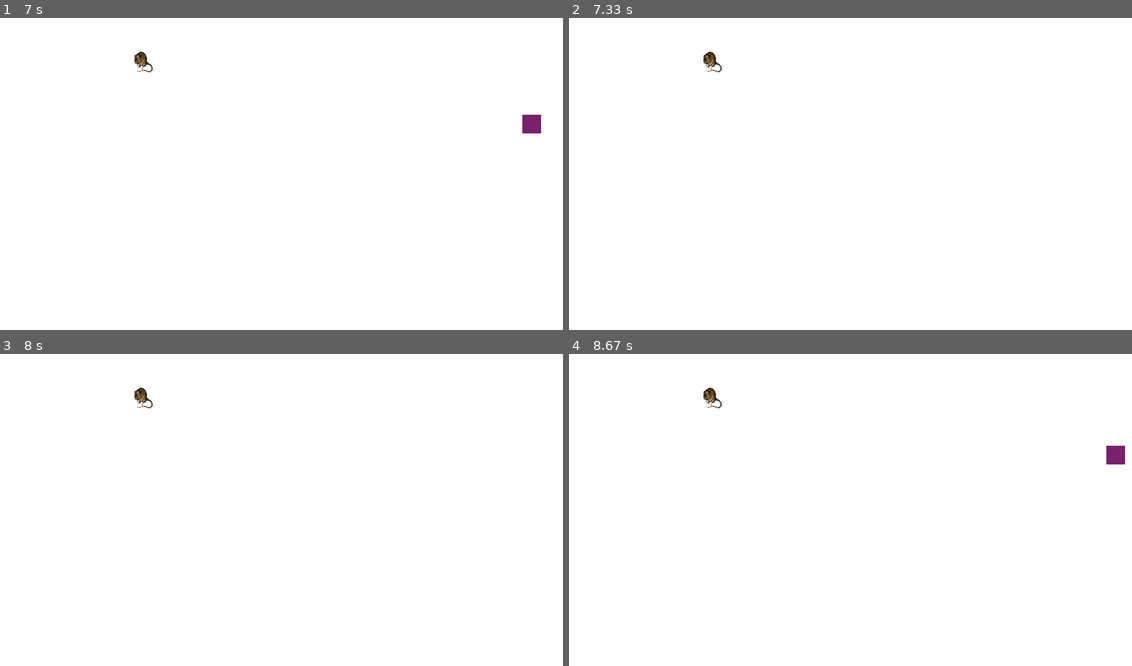
Above: before the commit, frames 1-4 (two rows, left to right).
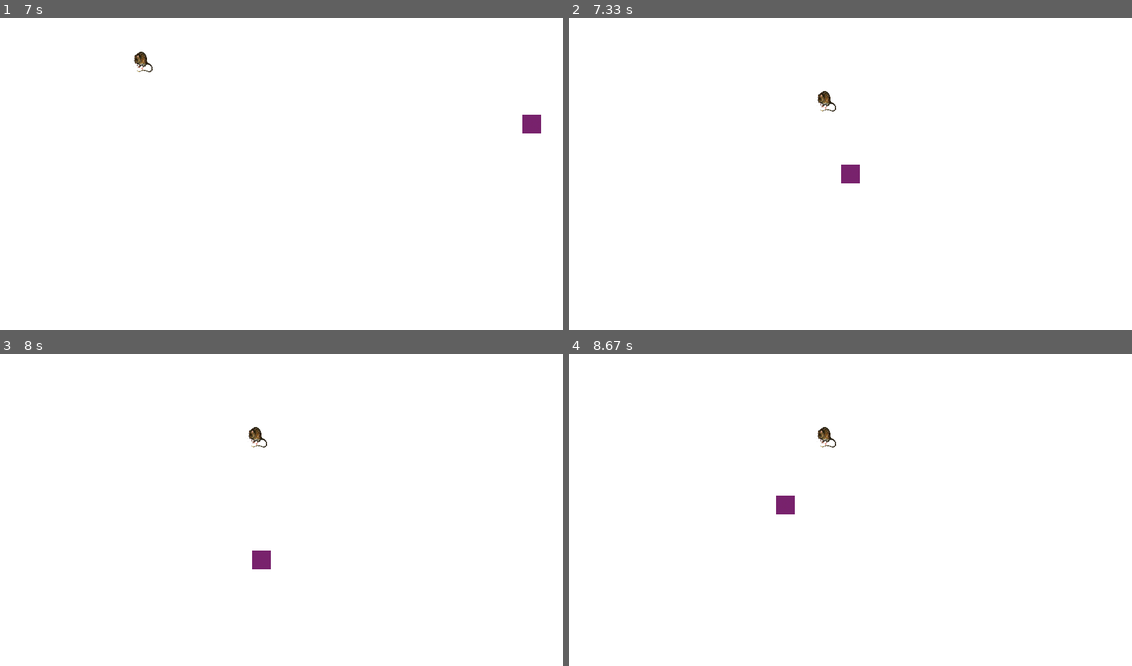
Above: after the commit, the same moments.

Repository: theodecourt/pyGame-papa-ratos
Game: pygame game, started from main.py
The game is run twice, just before and just after one commit, with the same random seed, the same clock (stepped at 60 frames per second) and the same inputs.
Inputs:
- Up to frame 1 (7 s): tap Enter at 0.33 s; hold Right 0.67-1.13 s; hold Up 1.17-1.47 s; hold Right 1.5-1.97 s; hold Left 2-2.53 s; hold Down 2.57-2.87 s; hold Left 2.9-3.3 s; hold Up 3.33-3.7 s; hold Right 3.73-4.37 s; hold Down 4.4-4.77 s; hold Left 4.8-5.27 s; hold Right 5.3-5.77 s; hold Up 5.8-6.1 s; hold Right 6.13-6.6 s; hold Left from 6.63 s (still down)
- Up to frame 2 (7.33 s): release Left at 7.17 s; tap Enter at 7.2 s
- Up to frame 3 (8 s): hold Down 7.53-7.83 s; hold Left from 7.87 s (still down)
- Up to frame 4 (8.67 s): release Left at 8.27 s; hold Up from 8.3 s (still down)

Frame 1 is identical in both runs. In frame 2, 0.4% of the frame differs, in the area x 23-52%, y 10-53%; in frame 3, 0.4%; in frame 4, 0.6%, in the area x 23-99%, y 10-52%.

Commit message:
Co-authored-by: camilaconsentino <camilaconsentino@users.noreply.github.com> Co-authored-by: mariavjs <mariavjs@users.noreply.github.com>

Diff:
--- a/assets.py
+++ b/assets.py
@@ -37,11 +37,11 @@
 
 
     # Carrega os sons do jogo
-    '''pygame.mixer.music.load('assets/sons/tgfcoder-FrozenJam-SeamlessLoop.ogg')
-    pygame.mixer.music.set_volume(0.4)
+    #pygame.mixer.music.load('assets/sons/tgfcoder-FrozenJam-SeamlessLoop.ogg')
+    #pygame.mixer.music.set_volume(0.4)
     assets[NHAC_SOUND] = pygame.mixer.Sound('assets/sons/cobracomendo.wav')
-    assets[EW_SOUND] = pygame.mixer.Sound('assets/snd/expl6.wav')
-    assets[BATIDA_SOUND] = pygame.mixer.Sound('assets/snd/pew.wav')
-    assets[DIE_SOUND] = pygame.mixer.Sound('assets/snd/pew.wav')'''
+    #assets[EW_SOUND] = pygame.mixer.Sound('assets/snd/expl6.wav')
+    #assets[BATIDA_SOUND] = pygame.mixer.Sound('assets/snd/pew.wav')
+    #assets[DIE_SOUND] = pygame.mixer.Sound('assets/snd/pew.wav')
 
     return assets
--- a/config.py
+++ b/config.py
@@ -19,3 +19,5 @@
 GAME = 1
 GAMEOVER = 2
 QUIT = 3
+
+#ajustes sons
--- a/main.py
+++ b/main.py
@@ -6,6 +6,7 @@
 from pag_jogo import *
 
 pygame.init()
+pygame.mixer.init()
 
 #especificacoes tela
 WINDOW = pygame.display.set_mode((WIDTH, HEIGHT))
--- a/pag_jogo.py
+++ b/pag_jogo.py
@@ -3,12 +3,11 @@
 from config import *
 from assets import *
 from eskelleton import *
-
-
+import time
 
 def pagina_jogo(WINDOW):
 #SPRITES
-
+    state = GAME
     assets = carrega_assets()
 
     all_sprites = pygame.sprite.Group()
@@ -55,7 +54,26 @@
                     player.speedy += VEL
                     player.speedx = 0
 
+        if player.rect.x < 0 or player.rect.x > (WIDTH - COBRA_WIDTH) or player.rect.y < 0 or player.rect.y > (HEIGHT - COBRA_HEIGHT):
+            game = False
+            state = INIT
+
+
         all_sprites.update()
+
+        papa_rato = pygame.sprite.spritecollide(player, all_rats, True, pygame.sprite.collide_mask)
+
+        if len(papa_rato) > 0:
+            assets[NHAC_SOUND].play()
+            time.sleep(0.1)
+            for rato in papa_rato:
+                r = RAT(assets)
+                all_sprites.add(r)
+                all_rats.add(r)
+
+
         WINDOW.fill(WHITE)  # Preenche com a cor branca
         all_sprites.draw(WINDOW)
         pygame.display.update()  # Mostra o novo frame para o jogador
+
+    return state
Empty file added: gameover.py
Not shown, added: assets/sons/cobracomendo.wav
